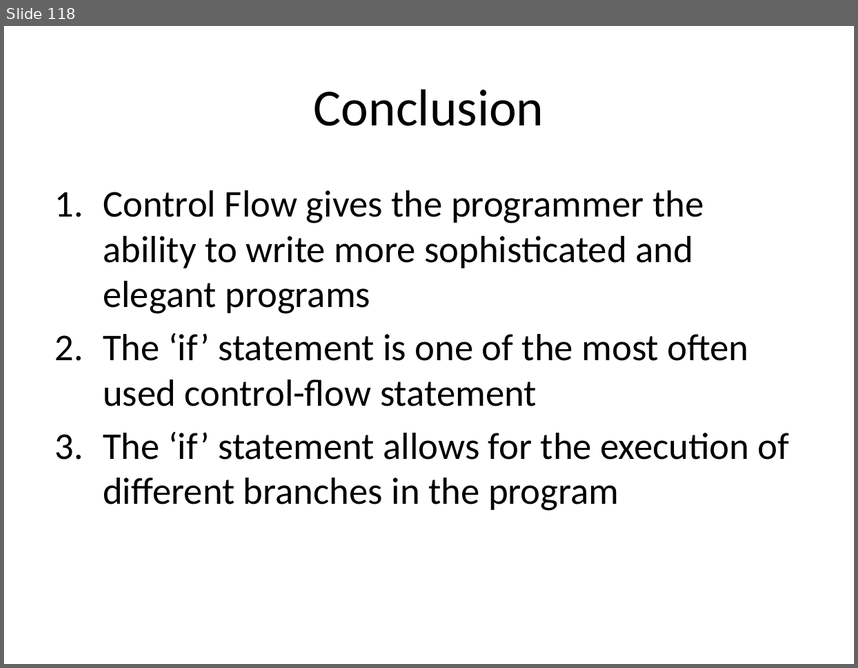
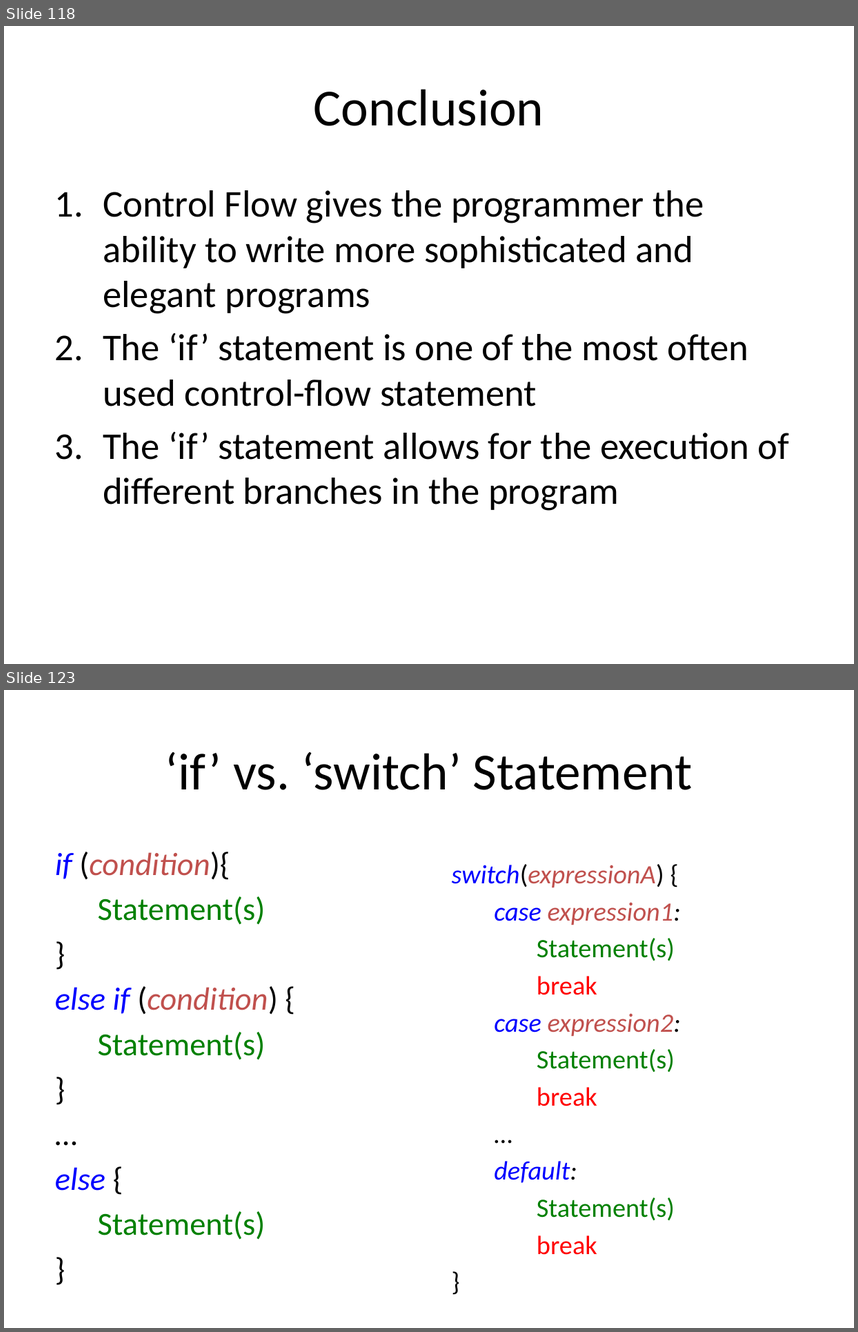
Before and after one commit to xiliax/web-programming-fundamentals, a slide deck: docs/learn-computer-programming.pptx. Shown one above the other, each under a label of ours: slide 118 before the commit, slides 118 and 123 after it; the slides between them are not shown. The pictures are 858x668 and 858x1332 pixels, drawn with LibreOffice and Linux fonts; fonts in the diff are those of the drawing. Boxes give left, top, right and bottom in pixels: in the first picture for what was removed or moved away, otherwise in the second. Text is boxed around its words. In the diff, an @@ line names an element or a change of style, - is before the commit and + after.

Commit message:
Updated document, slides and code example for c05s17 - JavaScript - Switch Statement

```diff
--- a/docs/learn-computer-programming.pptx
+++ b/docs/learn-computer-programming.pptx
@@ slide 123 added at [4, 690, 854, 1328], background #FFFFFF @@
@@ title added at [165, 752, 693, 790], 44 pt, text #000000 @@
+‘if’ vs. ‘switch’ Statement
@@ text added at [55, 851, 278, 1239], 27.2 pt, text #008000 @@
+if (condition){
+Statement(s)
+}
+else if (condition) {
+Statement(s)
+}
+…
+else {
+Statement(s)
+}
@@ text added at [452, 864, 681, 1254], 22.4 pt, text #008000, italic @@
+switch(expressionA) {
+case expression1:
+Statement(s)
+break
+case expression2:
+Statement(s)
+break
+…
+default:
+Statement(s)
+break
+}
```
Also in this commit, not shown: 1 slide changed, 6 other slides added, 12 other files.
